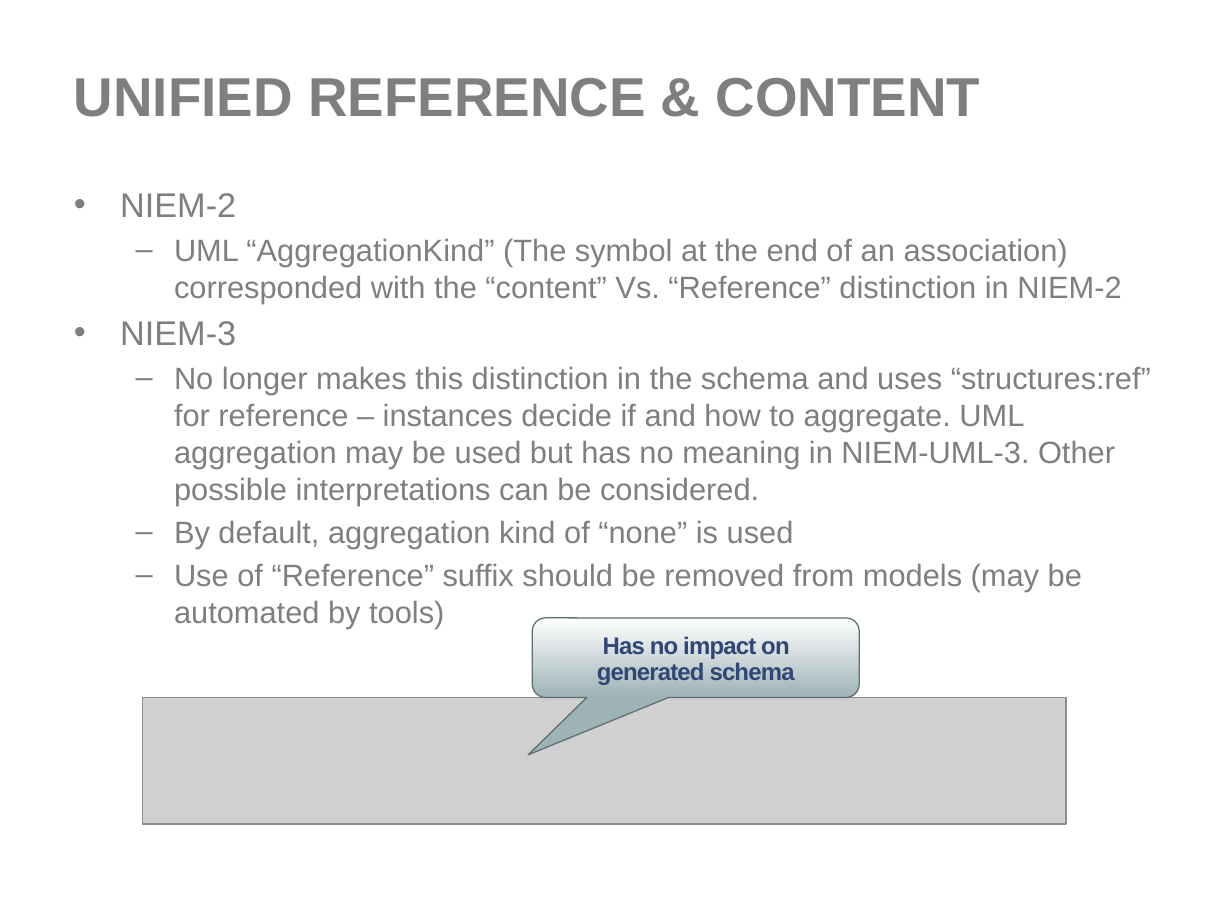
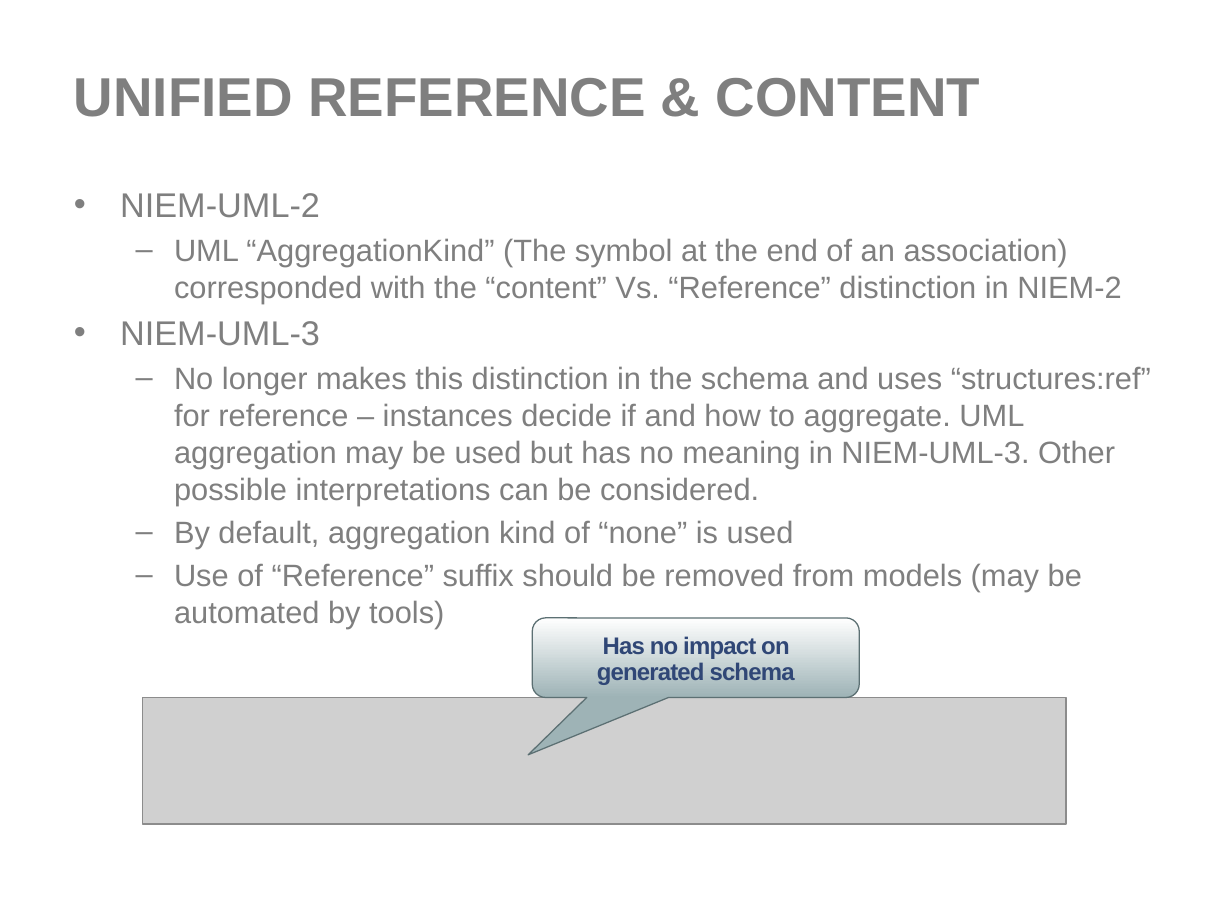
Before and after one commit to NIEM/NIEM-UML, a slide deck: slide 11 of Presentations/NIEM-UML-3-InitialSubmission.pptx (slide 7 before the commit). Drawn at 1232x924 pixels with LibreOffice and Linux fonts; fonts in the diff are those of the drawing; grey boxes stand for pictures; background and template pictures are left out. Boxes give left, top, right and bottom in pixels: in the first picture for what was removed or moved away, otherwise in the second. Text is boxed around its words. In the diff, an @@ line names an element or a change of style, - is before the commit and + after.

Commit message:
Presentation updated with NIEM-XML changes

```diff
--- a/Presentations/NIEM-UML-3-InitialSubmission.pptx
+++ b/Presentations/NIEM-UML-3-InitialSubmission.pptx
@@ text at bbox=[120, 193, 320, 218]: text changed @@
-• NIEM-2
+• NIEM-UML-2
@@ text at bbox=[120, 321, 320, 346]: text changed @@
-• NIEM-3
+• NIEM-UML-3
```
Also in this commit, not shown: 8 other slides changed, 16 slides added, 1 slide removed, 2 other files.
